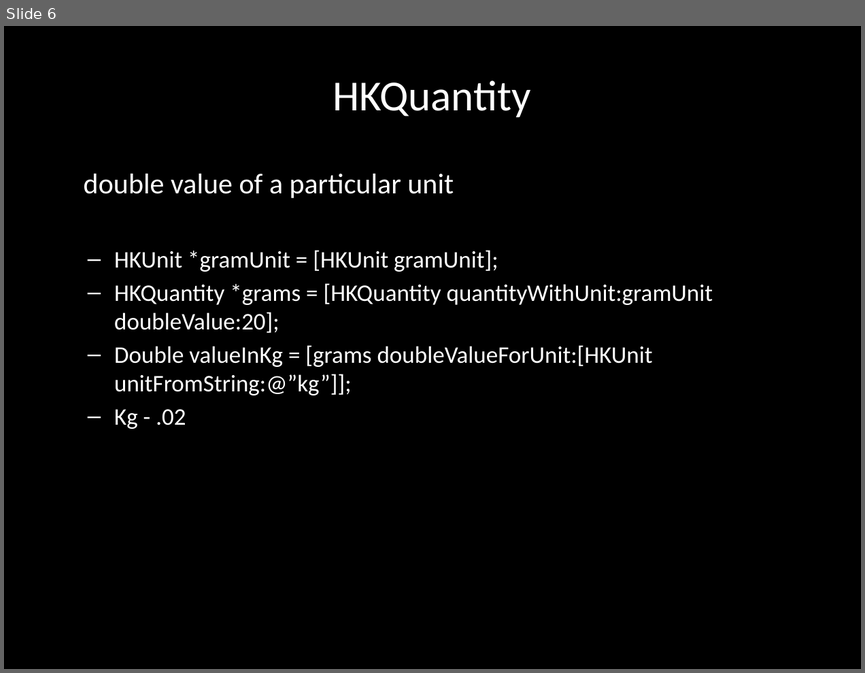
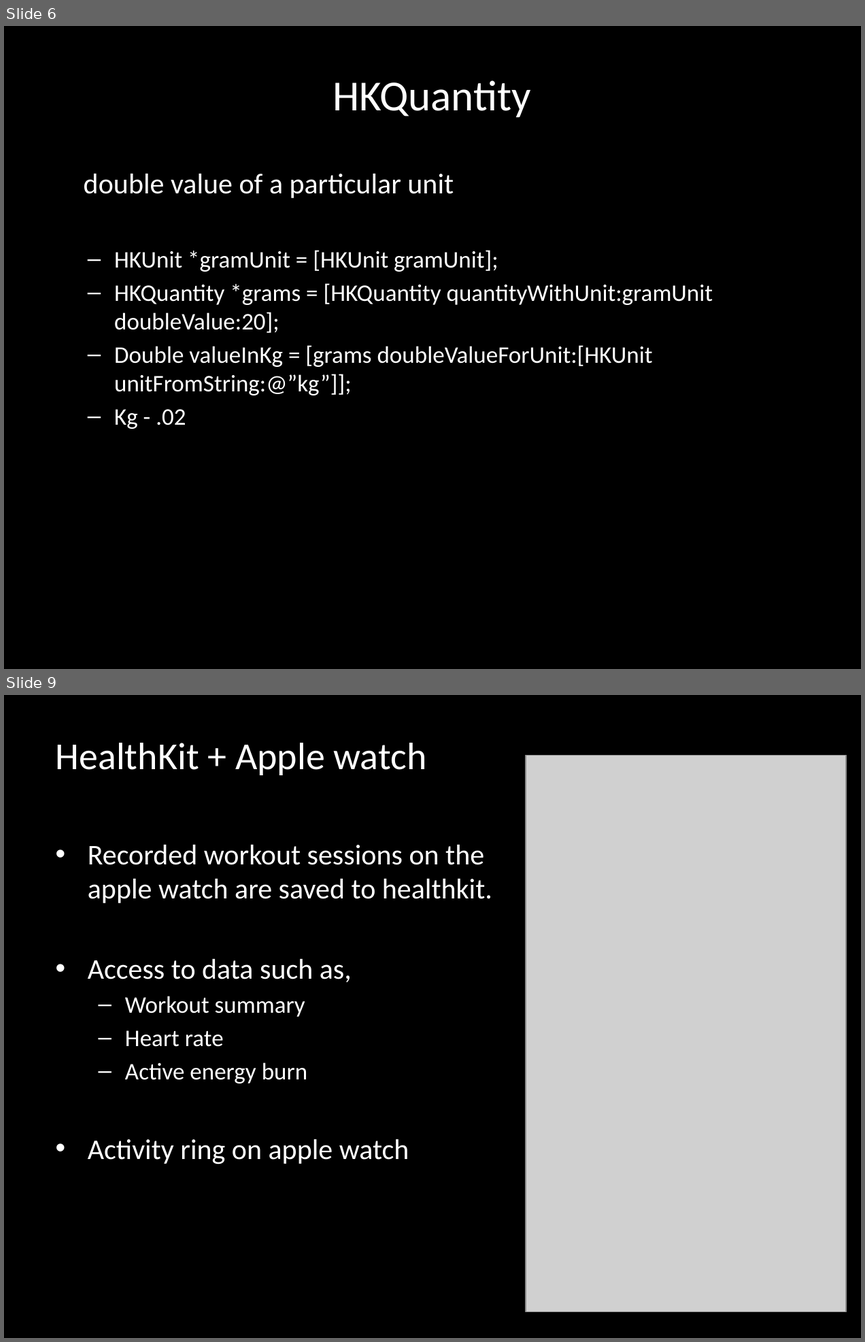
Before and after one commit to saranya-ravi/MyHealthApp, a slide deck: HealthKit.pptx. Shown one above the other, each under a label of ours: slide 6 before the commit, slides 6 and 9 after it; the slides between them are not shown. The pictures are 865x673 and 865x1342 pixels, drawn with LibreOffice and Linux fonts; fonts in the diff are those of the drawing; grey boxes stand for pictures. Boxes give left, top, right and bottom in pixels: in the first picture for what was removed or moved away, otherwise in the second. Text is boxed around its words. In the diff, an @@ line names an element or a change of style, - is before the commit and + after.

Commit message:
Added apple watch to ppt, refresh button

```diff
--- a/HealthKit.pptx
+++ b/HealthKit.pptx
@@ slide 9 added at <box>4,695,861,1338</box>, background #000000 @@
@@ text added at <box>56,743,492,1164</box>, 24 pt, text #FFFFFF @@
+HealthKit + Apple watch
+• Recorded workout sessions on the apple watch are saved to healthkit.
+• Access to data such as,
+  – Workout summary
+  – Heart rate
+  – Active energy burn
+• Activity ring on apple watch
@@ picture added at <box>526,755,847,1311</box> @@
```
Also in this commit, not shown: 1 slide changed, 1 other slide added, 1 slide removed, 2 other files.
